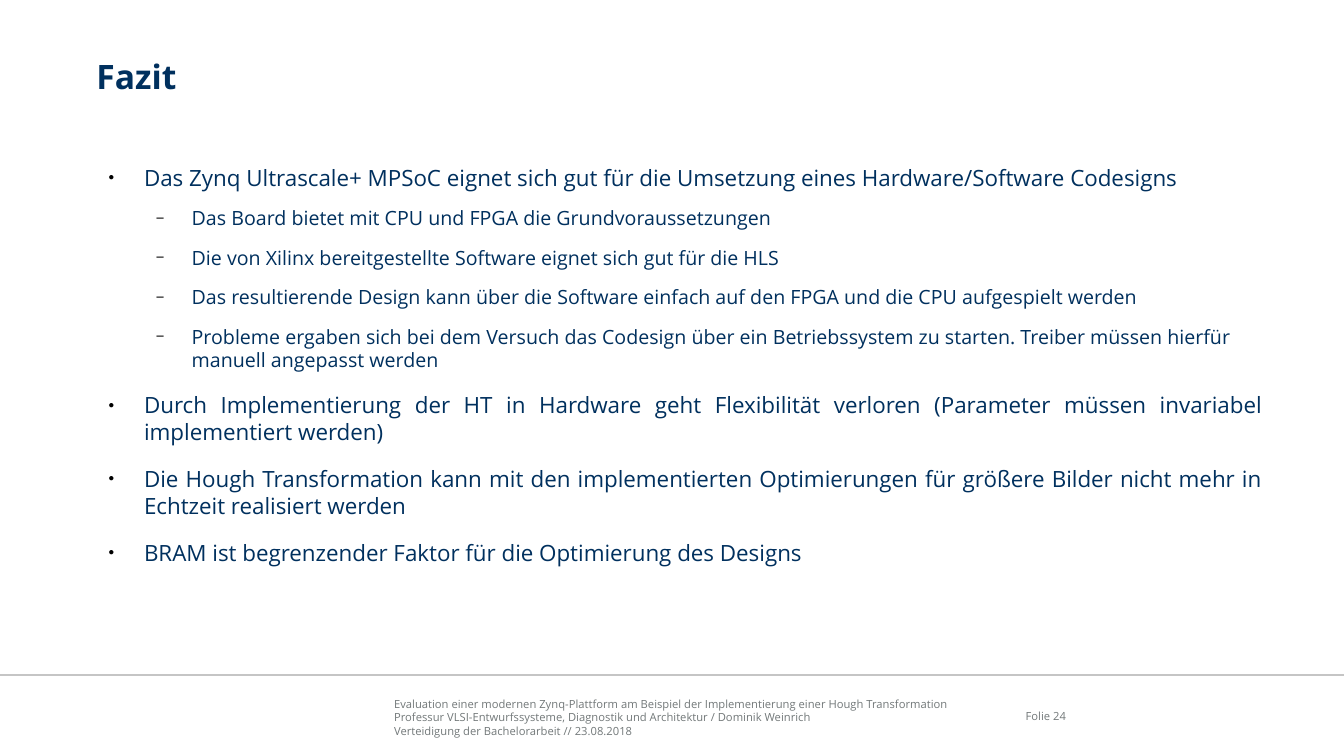
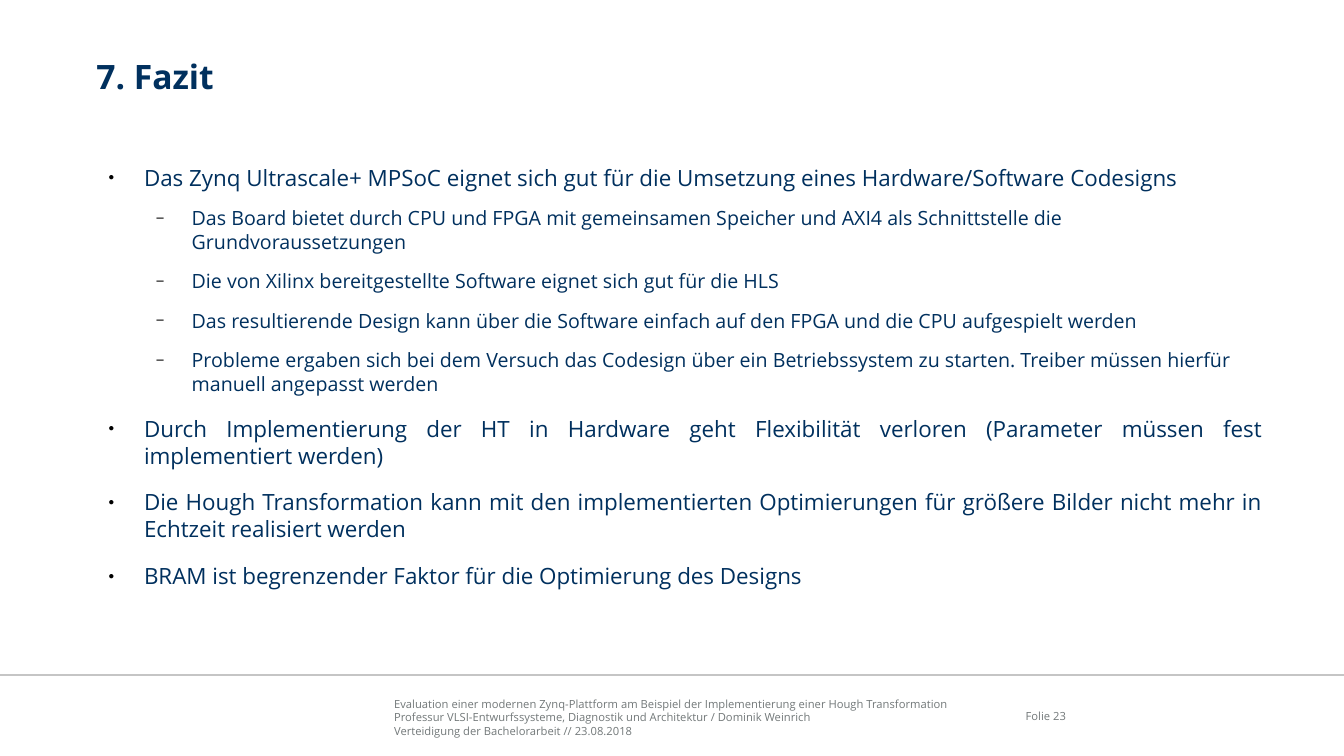
Before and after one commit to freeDom-/hough, a slide deck: slide 23 of Verteidigung/Verteidigung.odp (slide 24 before the commit). Drawn at 1344x756 pixels with LibreOffice and Linux fonts; fonts in the diff are those of the drawing; background and template pictures are left out. Boxes give left, top, right and bottom in pixels: in the first picture for what was removed or moved away, otherwise in the second. Text is boxed around its words. In the diff, an @@ line names an element or a change of style, - is before the commit and + after.

```diff
--- a/Verteidigung/Verteidigung.odp
+++ b/Verteidigung/Verteidigung.odp
@@ title at box(96, 63, 214, 90): text changed @@
-Fazit
+7. Fazit
@@ text at box(192, 210, 1062, 254): text changed @@
-  − Das Board bietet mit CPU und FPGA die Grundvoraussetzungen
+  − Das Board bietet durch CPU und FPGA mit gemeinsamen Speicher und AXI4 als Schnittstelle die Grundvoraussetzungen
@@ text at box(144, 420, 1262, 469): text changed @@
-● Durch Implementierung der HT in Hardware geht Flexibilität verloren (Parameter müssen invariabel implementiert werden)
+● Durch Implementierung der HT in Hardware geht Flexibilität verloren (Parameter müssen fest implementiert werden)
@@ page number at box(1026, 711, 1066, 720): text changed @@
-Folie 24
+Folie 23
```
Also in this commit, not shown: 24 other slides changed, 2 slides removed, 4 other files.
